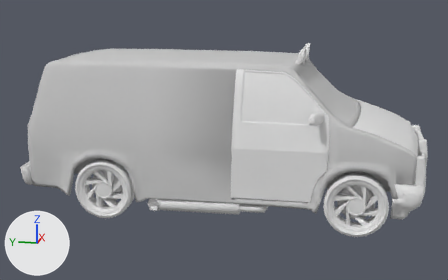
A saved change to the FBX model Assets/ArtFolder/Cars/LowPolyCar.FBX.
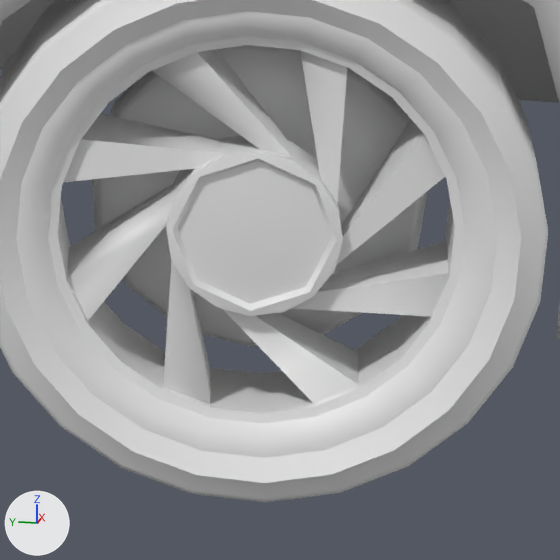
The first picture shows the older version from a 50 mm camera at (-21.2, -10.14, 8.15) aimed at (1.66, -5.57, 2.44). The close-ups show both versions on the part from 73% to 87% of the width and 64% to 87% of the height of that picture; other places that the commit changed are outside them. Lighting does not change. The marker at lower left points along +X, +Y and +Z. Where no turn or scale is listed for an object, it has been applied to the vertices.

The first close-up shows 'Body002', 'Damper003', 'Rim022', 'Wheel020'.
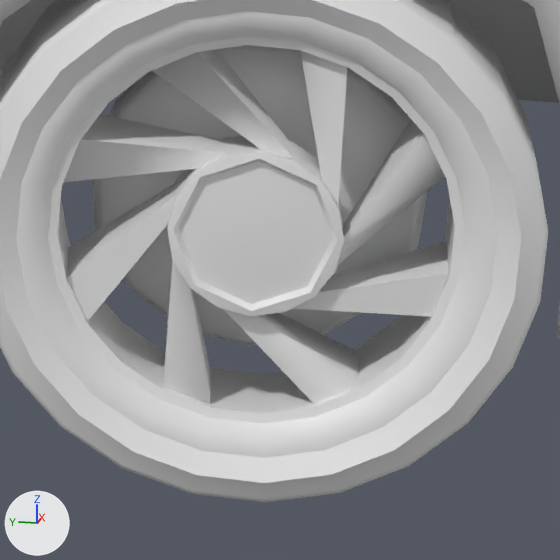
The change, as JSON lines over the scene's bpy script:
```json
{"op": "add", "block": "ob_rim022", "code": "ob_rim022.parent = ob_rightfront"}
{"op": "set", "path": "ob_rim022.location", "old": "(-0.959, -10.6, 1.09)", "new": "(0.0, 0.0, 0.0)"}
{"op": "set", "path": "ob_rim022.rotation_euler", "old": "(-1.571, 0.0, 0.0)", "new": "(1.571, 0.0, 0.0)", "note": "degrees (-90, 0, 0) -> degrees (90, 0, 0)"}
{"op": "set", "path": "ob_rim022.scale", "old": "(-0.0254, -0.0269, -0.0269)", "new": "(-1.0, -1.06, -1.06)"}
{"op": "add", "block": "ob_rightfront", "code": ["ob_rightfront = bpy.data.objects.new('RightFront', None)", "ob_rightfront.parent = ob_wheels", "ob_rightfront.location = (-109.8, -174.9, 0.0)"]}
{"op": "add", "block": "ob_wheels", "code": ["ob_wheels = bpy.data.objects.new('Wheels', None)", "ob_wheels.location = (1.831, -6.159, 1.09)", "ob_wheels.scale = (0.0254, 0.0254, 0.0254)"]}
```

Pixel boxes (x1, y1, x2, y2) of what changed, in the close-ups (560 x 560 px):
```json
{"object": "Rim022", "change": "moved, turned, rescaled", "before": [16, 11, 498, 458], "after": [16, 11, 498, 458]}
```
